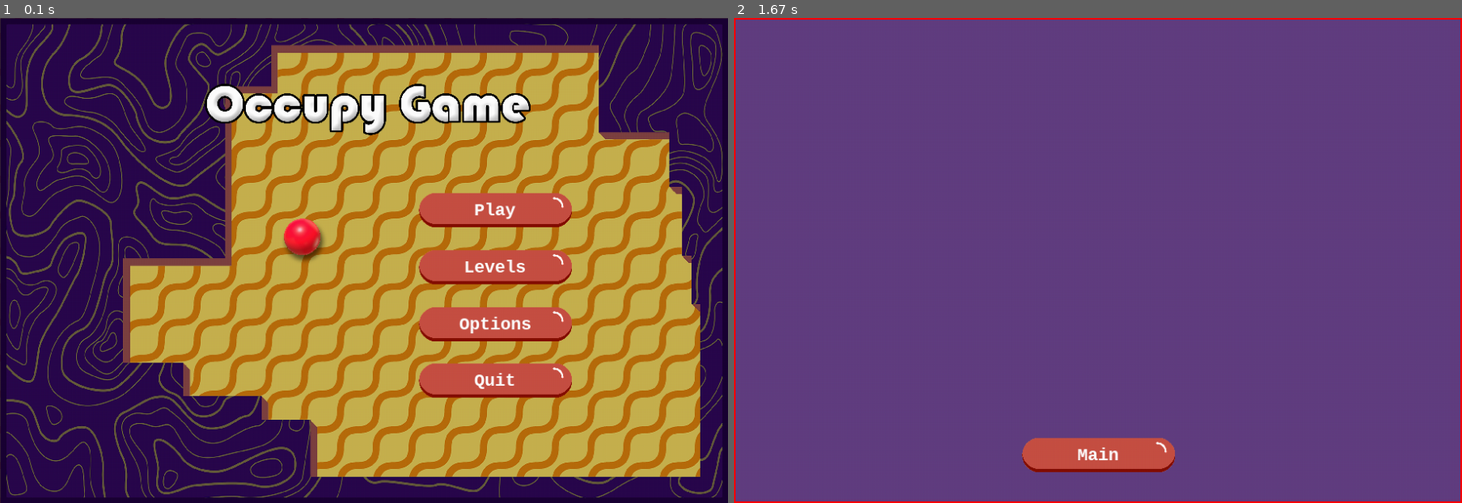
Above: before the commit, frames 1-2 (left to right).
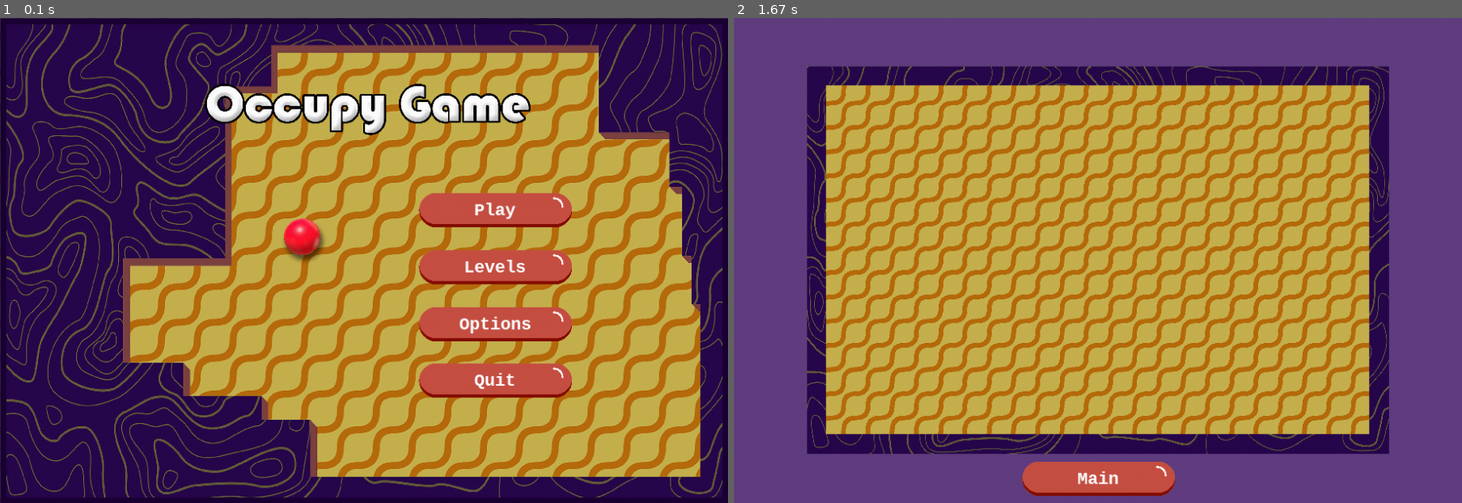
Above: after the commit, the same moments.

Repository: YoniPony1/occupy-game
Game: pygame game, started from Game/main.py
Two runs of this game, one before a commit and one after it. Both use one fixed random seed, a clock stepped at 60 frames per second and the inputs below.
Inputs:
- Up to frame 1 (0.1 s): no input
- Up to frame 2 (1.67 s): click "Play" at 0.38 s

The runs differ from the first frame. In frame 1, 0.3% of the frame differs, in the area x 3-97%, y 1-99%; in frame 2, 67%, in the area x 0-100%, y 0-100%.

Commit message:
developer mode, game board

Diff:
--- /dev/null
+++ b/Game/area class.py
@@ -0,0 +1,25 @@
+import pygame
+
+pygame.init()
+
+
+class Area:
+    def __init__(self, board_frame):
+        # board variables
+        self.bx = board_frame.x
+        self.by = board_frame.y
+        self.bw = board_frame.width
+        self.bh = board_frame.height
+        # area rectangle
+        y = self.by + 0.05 * self.bh
+        x = self.bx + y
+        height = 0.9 * self.bh
+        width = self.bw - 2 * (x - self.bx)
+        self.area_rect = pygame.Rect(x, y, width, height)
+        # 4 default points
+        self.default = [(x, y), (x+width, y), (x+width, y+height), (x, y+height)]
+
+        self.points = []
+
+
+area = Area(pygame.Rect(0, 0, 0, 0))
--- a/Game/display.py
+++ b/Game/display.py
@@ -108,7 +108,6 @@
         # buttons
         self.btns_args = {}
         self.buttons = []
-        # global
         # ------------
 
     def screen_resized(self, width, height):
@@ -156,6 +155,7 @@
                         self.fullscreen = False
                         self.screen = pygame.display.set_mode(self.restore_down_size, pygame.RESIZABLE)
 
-    def draw(self):
+    def draw(self, developer):
         self.screen.blit(self.scaled_bg, (0, 0,))  # ----------- background
-        pygame.draw.rect(self.screen, "red", self.frame, 2)  # frame
+        if developer:
+            pygame.draw.rect(self.screen, "blue", self.frame, 4)  # frame
--- a/Game/game_states.py
+++ b/Game/game_states.py
@@ -19,7 +19,7 @@
         self.button_img = pygame.image.load("assets/red_button.png").convert_alpha()
 
         # main_menu variables
-        self.fixed_bg = pygame.image.load("assets/main_menu.png").convert()
+        self.fixed_bg = pygame.image.load("assets/main_menu.jpg").convert()
         self.bg = pygame.transform.scale(self.fixed_bg, self.display.frame.size)
         self.buttons = []
         self.color = "white"
@@ -30,15 +30,17 @@
         # self.mask_img = pygame.image.load("assets/test1.png").convert_alpha()
         self.ON_img = pygame.image.load("assets/ON.png").convert_alpha()
         self.OFF_img = pygame.image.load("assets/OFF.png").convert_alpha()
-        self.if_on = False
-
-    def states_manger(self, events):
+        self.developer = False
+
+    def states_manger(self, events, developer):
         run = True
         # update frame vars
         self.fx = self.display.frame.x
         self.fy = self.display.frame.y
         self.fw = self.display.frame.width
         self.fh = self.display.frame.height
+        # dev mode
+        self.developer = developer
 
         if self.state == 0:
             run = self.main_menu()
@@ -49,7 +51,7 @@
         elif self.state == 3:
             self.options(events)
 
-        return run
+        return run, self.developer
 
     def main_menu(self):
         # background
@@ -90,16 +92,25 @@
 
     def game(self):
         # board
-        bg = pygame.transform.scale(pygame.image.load("assets/wave.png").convert_alpha(), (self.fw, self.fh))
-        overlay = pygame.transform.scale(pygame.image.load("assets/overlay.jpg").convert_alpha(), (self.fw, self.fh))
-        topleft = (self.fx, self.fy)
+        width, height = 0.8 * self.fw, 0.8 * self.fh
+        bg = pygame.transform.scale(pygame.image.load("assets/wave.png").convert_alpha(), (width, height))
+        overlay = pygame.transform.scale(pygame.image.load("assets/overlay.jpg").convert_alpha(), (width, height))
+        topleft = (self.fx + 0.1 * self.fw, self.fy + 0.1 * self.fh)
         bg_rect = bg.get_rect(topleft=topleft)
         overlay_rect = overlay.get_rect(topleft=topleft)
 
+        # mask temp
+        w, h = bg_rect.width, bg_rect.height
+        temp_mask = pygame.surface.Surface((w - 0.1 * h, 0.9 * h))
+        temp_mask.fill("black")
+        overlay_with_mask = overlay.copy()
+        overlay_with_mask.blit(temp_mask, (0.05 * h, 0.05 * h))
+        overlay_with_mask.set_colorkey("black")
+
         # button
         font_size = int(0.04 * self.fh)
         font = pygame.font.SysFont("Consolas", font_size, bold=True)
-        x, y = self.fx + 0.5 * self.fw, self.fy + 0.9 * self.fh
+        x, y = self.fx + 0.5 * self.fw, self.fy + 0.95 * self.fh
         width = 0.22 * self.fw
         height = 0.072 * self.fh
         btn = Button(self.display.screen, "Main", "white", font, (x, y), self.button_img, width, height)
@@ -109,6 +120,8 @@
             self.state = 0
 
         # draw
+        self.display.screen.blit(bg, bg_rect)
+        self.display.screen.blit(overlay_with_mask, overlay_rect)
         btn.draw()
 
     def levels(self):
@@ -116,7 +129,7 @@
         font_size = int(0.04 * self.fh)
         font = pygame.font.SysFont("Consolas", font_size, bold=True)
         x = self.fx + 0.5 * self.fw
-        y = self.fy + 0.8 * self.fh
+        y = self.fy + 0.88 * self.fh
         width = 0.22 * self.fw
         height = 0.072 * self.fh
         btn = Button(self.display.screen, "Back", "white", font, (x, y), self.button_img, width, height)
@@ -129,17 +142,27 @@
             self.state = 0
 
     def options(self, events):
+        # layout
+        row1_col1 = pygame.Rect(self.fx, self.fy + 0.10 * self.fh, self.fw/2, 0.15 * self.fh)
+        row1_col2 = pygame.Rect(self.fx + self.fw/2, self.fy + 0.10 * self.fh, self.fw/2, 0.15 * self.fh)
+        row2_col1 = pygame.Rect(self.fx, self.fy + 0.25 * self.fh, self.fw/2, 0.15 * self.fh)
+        row2_col2 = pygame.Rect(self.fx + self.fw/2, self.fy + 0.25 * self.fh, self.fw/2, 0.15 * self.fh)
+        row3_col1 = pygame.Rect(self.fx, self.fy + 0.40 * self.fh, self.fw/2, 0.15 * self.fh)
+        row3_col2 = pygame.Rect(self.fx + self.fw/2, self.fy + 0.40 * self.fh, self.fw/2, 0.15 * self.fh)
+        row4_col1 = pygame.Rect(self.fx, self.fy + 0.55 * self.fh, self.fw/2, 0.15 * self.fh)
+        row4_col2 = pygame.Rect(self.fx + self.fw/2, self.fy + 0.55 * self.fh, self.fw/2, 0.15 * self.fh)
+
         # developer mode
         # -text
         font = pygame.font.SysFont("Ariel", round(0.06 * self.fh))
         text = font.render("Developer", True, "white")
         text_rect = text.get_rect()
-        text_rect.top = self.fy + 0.2 * self.fh
-        text_rect.right = self.fx + 0.45 * self.fw
+        text_rect.center = (row3_col1.right - 0.1*self.fw, row3_col1.center[1])
         # -switch
-        pos = (self.fx + 0.55 * self.fw, self.fy + 0.2 * self.fh)
-        switch = OnOff(self.display.screen, self.ON_img, self.OFF_img, 0.15 * self.fw, 0.08 * self.fh, pos, self.if_on, events)
-        self.if_on = switch.if_clicked()
+        pos = list(row3_col2.center)
+        pos[0] = row3_col2.left + 0.1*self.fw
+        switch = OnOff(self.display.screen, self.ON_img, self.OFF_img, 0.187 * self.fh, 0.08 * self.fh, pos, self.developer, events)
+        self.developer = switch.if_clicked()
 
         # button
         font_size = int(0.04 * self.display.frame.height)
@@ -166,5 +189,18 @@
         self.display.screen.blit(text, text_rect)
         switch.draw()
         btn.draw()
+        # -layout
+        if self.developer:
+            pygame.draw.rect(self.display.screen, "#832222", row1_col1, 4)
+            pygame.draw.rect(self.display.screen, "#421111", row1_col2, 4)
+            pygame.draw.rect(self.display.screen, "#e0811b", row2_col1, 4)
+            pygame.draw.rect(self.display.screen, "#9d5a13", row2_col2, 4)
+            pygame.draw.rect(self.display.screen, "#f1db0b", row3_col1, 4)
+            pygame.draw.rect(self.display.screen, "#a99908", row3_col2, 4)
+            pygame.draw.rect(self.display.screen, "#51b12a", row4_col1, 4)
+            pygame.draw.rect(self.display.screen, "#397c1d", row4_col2, 4)
 
         # self.display.screen.blit(self.scaled_bg, board_rect.topleft)
+
+    def pause(self):
+        pass
--- a/Game/main.py
+++ b/Game/main.py
@@ -14,6 +14,9 @@
         self.display = Display()
         self.states = GameStates(self.display)
 
+        # developer mode
+        self.developer = False
+
     def main_loop(self):
         run = True
         while run:
@@ -25,10 +28,10 @@
 
             # draw display
             self.display.toggle_fullscreen(events)
-            self.display.draw()
+            self.display.draw(self.developer)
 
             # game states
-            run = self.states.states_manger(events)
+            run, self.developer = self.states.states_manger(events, self.developer)
 
             pygame.display.update()
 
Binary file added: Game/assets/main_menu.jpg
Binary file added: Game/assets/pause.png
Not shown, added: other files/pause-button.png
